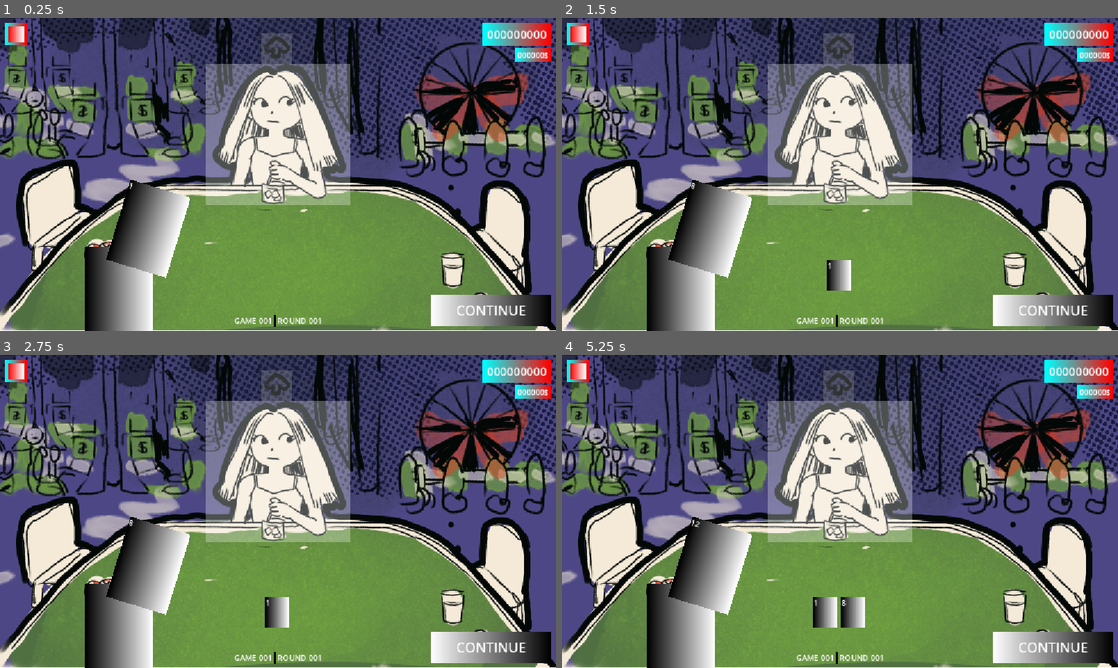
Above: before the commit, frames 1-4 (two rows, left to right).
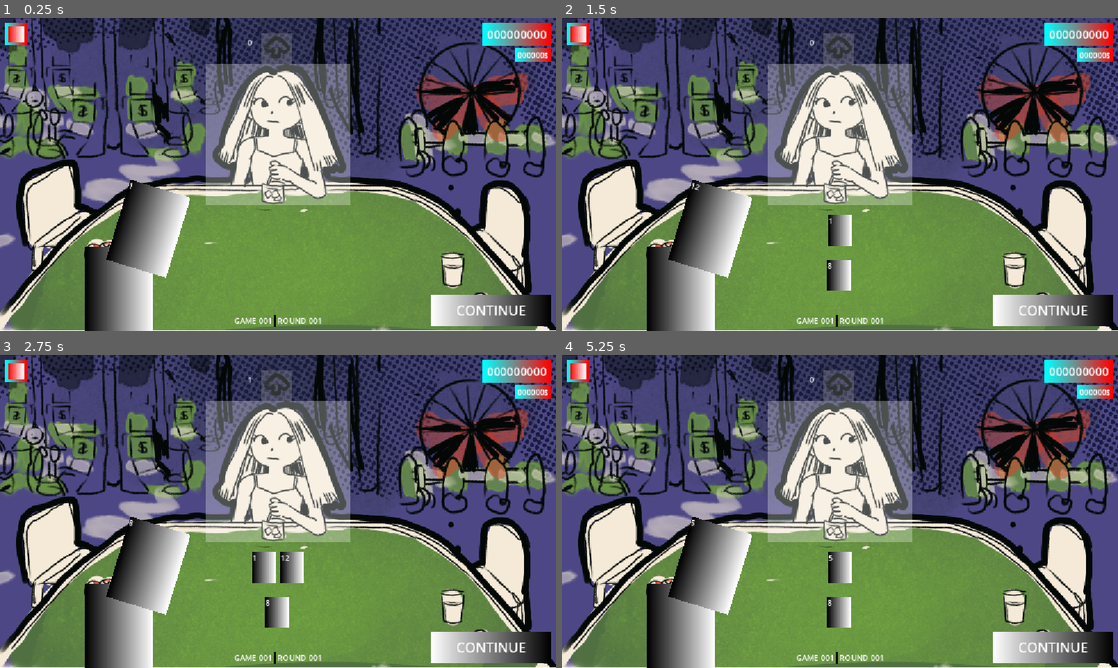
Above: after the commit, the same moments.

Repository: appellatebaton0/wild-jam-91
Game: Godot game, scene res://Scenes/Main.tscn
Same seed, same stepped clock (60 frames per second), same inputs: the game is played once before the commit and once after it.
Inputs (mouse positions are in pixels of both pictures, inside the frame that each line leads up to):
- Up to frame 1 (0.25 s): no input
- Up to frame 2 (1.5 s): click "CONTINUE" at 0.5 s; click "CONTINUE" at 1.25 s
- Up to frame 3 (2.75 s): click "CONTINUE" at 2 s
- Up to frame 4 (5.25 s): tap Enter at 2.75, 5 s; drag from (578, 370) to (895, 442) at 2.77 s; drag from (728, 527) to (812, 574) at 3.52 s; tap Space at 4.25 s; move the mouse to (895, 442) at 4.27 s; click (895, 442) at 4.42 s; drag from (812, 574) to (673, 464) at 5.02 s

The runs differ from the first frame. In frame 1, less than 0.1% of the frame differs, in the area x 44-46%, y 7-9%; in frame 2, 0.5%; in frame 3, 0.9%; in frame 4, 1.4%, in the area x 23-55%, y 7-88%.

Commit message:
h6 - Bug Fixes
Fixed all the bugs I could find regarding the table cycle - the main one was that it wasn't checking for the dealer's hand being over, so it could get stuck infinitely giving the dealer more cards.

Diff:
--- a/Scripts/Global.gd
+++ b/Scripts/Global.gd
@@ -37,6 +37,8 @@
 	game_score = 0
 	game_count += 1
 
+	dealer_hand.clear()
+
 	game_ended.emit()
 
 ## End the current run. Ran when the dealer doesn't meet quota.
--- a/Scripts/Player.gd
+++ b/Scripts/Player.gd
@@ -10,9 +10,17 @@
 
 @export_range(2, 500) var bet:int = 50
 
+@onready var lab := Label.new()
 func _ready() -> void:
 	hand.new_card.connect(_on_new_card)
 	hand.cleared.connect(_on_clear_cards)
+	Global.game_ended.connect(_on_game_end)
+
+	renew_bet()
+
+	# debug label
+	add_child(lab)
+func _process(delta: float) -> void: lab.text = str(intent)
 
 const CARD_NODE_SCENE := preload("res://Scenes/CardNode.tscn")
 ## Add a new card to the hand.
@@ -24,7 +32,7 @@
 	hand_box.add_child(new)
 
 ## Remove all the cards from the hand.
-func _on_clear_cards():
+func _on_clear_cards(_cards:Array[Card]):
 	for child in hand_box.get_children():
 		child.queue_free()
 
@@ -104,3 +112,14 @@
 		INTENT.HIT: intent = INTENT.STAND
 		_:
 			intent = def
+
+func renew_bet() -> int:
+	bet = randi_range(50, 500)
+	return bet
+
+## When the current game ends, reset the hand and the bet.
+func _on_game_end() -> void:
+
+	hand.clear()
+	renew_bet()
+	intent = INTENT.HIT
--- a/Scripts/Table.gd
+++ b/Scripts/Table.gd
@@ -54,11 +54,11 @@
 	var all_standing := true
 
 	# Dealer is visibly winning.
-	if Global.dealer_hand.is_winning(true):
+	if Global.dealer_hand.is_winning():
 		round_over(self)
 		return
 
-	# One of the players is winning.
+	# Is one of the players winning?
 	for player in players.values():
 		if player.hand.is_winning():
 			round_over(player)
@@ -68,7 +68,7 @@
 
 	# IF all the players are standing or out, figure out who's won.
 
-	if all_standing:
+	if (all_standing and Global.dealer_hand.high() >= 17) or Global.dealer_hand.is_over():
 		var best_player:Player = null
 		var best_distance:int
 		for player in players.values(): if player is Player:
@@ -79,7 +79,7 @@
 				best_distance = abs(player.hand.closest() - 21)
 
 		@warning_ignore("incompatible_ternary")
-		round_over(best_player if best_distance < abs(Global.dealer_hand.closest() - 21) else self)
+		round_over(best_player if best_distance < abs(Global.dealer_hand.closest() - 21) and best_player else self)
 		return
 
 	## Round's still going... Deal the current card to whoever it goes to.
@@ -96,7 +96,7 @@
 		target = players[target]
 		if target is Player: # Deal the card to the player, face down if they're doubling down.
 
-			match target.INTENT:
+			match target.intent:
 				Player.INTENT.HIT:
 					target.hand.deal(next_card.card)
 					target.renew_intent()
@@ -109,10 +109,20 @@
 	## Cycle the dealing index.
 	cycle_deal_index()
 
+	## IF no chips remaining, just go again.
+	var has_chips_remaining = false
+	for chip_slot in chip_bar.get_children(): if chip_slot is ChipSlot:
+		if chip_slot.count > 0: has_chips_remaining = true
+	if not has_chips_remaining: _on_next_pressed()
+
 func cycle_deal_index() -> void:
+	var started_at := deal_index
 	while true:
 		# Cycle the deal index until a new valid target is found.
 		deal_index = wrap(deal_index + 1, 0, len(deal_cycle))
+
+		if deal_index == started_at:
+			break # Looped around. The game's probably over.
 
 		# If the next player's intent is to HIT, it'll be their turn to draw, duh.
 		if deal_cycle[deal_index] != &"Dealer" and players[deal_cycle[deal_index]].intent == Player.INTENT.HIT:
@@ -136,10 +146,12 @@
 	pass
 
 func round_over(winner:Control):
+	print(winner)
 	if winner == self: # The dealer won.
 		pass
 	elif winner is Player: # A player won.
 		pass
+	Global.end_game()
 
 ## Update the dealer's hand when it changes.
 
@@ -153,6 +165,6 @@
 	dealer_hand.add_child(new)
 
 ## Remove all the cards from the hand.
-func _on_clear_cards():
+func _on_clear_cards(_cards:Array[Card]):
 	for child in dealer_hand.get_children():
 		child.queue_free()
